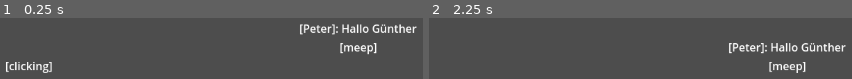
Above: before the commit, frames 1-2 (left to right).
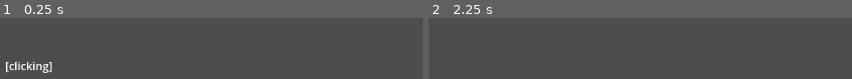
Above: after the commit, the same moments.

Repository: betalars/godot-closed-captions
Game: Godot game, scene res://testing.tscn
Two runs of this game, one before a commit and one after it. Both use one fixed random seed, a clock stepped at 60 frames per second and the inputs below. The project has no main scene, so this scene is started directly. Sound files missing from this copy of the repository are replaced by a short silence.
Inputs:
- Up to frame 1 (0.25 s): no input
- Up to frame 2 (2.25 s): tap Enter at 0.5, 2 s; tap Space at 1.25 s

The runs differ from the first frame. In frame 1, 3.0% of the frame differs, in the area x 70-99%, y 9-61%; in frame 2, 2.9%.
Error before the commit: Invalid access to property or key 'captions' on a base object of type 'Node (caption_server.gd)'. (res://testing.tscn::GDScript_f5scj:6)

Commit message:
updating test scene

Diff:
--- a/testing.tscn
+++ b/testing.tscn
@@ -192,39 +192,6 @@
 append_current_caption = false
 captions = Array[ExtResource("2_o8vlo")]([SubResource("Resource_wa64w"), SubResource("Resource_5fdjd"), SubResource("Re …(388 unchanged characters)…
 audio_stream = ExtResource("1_f0dlp")
-
-[sub_resource type="Resource" id="Resource_aqjes"]
-script = ExtResource("2_o8vlo")
-text = "Hallo Günther"
-position = 3
-speaker_name = "Peter"
-speaker_color = 0
-speaker_format = 0
-extra_formatting = ""
-delay = 0.0
-duration = 0.0
-
-[sub_resource type="Resource" id="Resource_djbae"]
-script = ExtResource("2_o8vlo")
-text = "meep"
-position = 3
-speaker_name = ""
-speaker_color = 0
-speaker_format = 0
-extra_formatting = ""
-delay = 0.0
-duration = 0.0
-
-[sub_resource type="GDScript" id="GDScript_f5scj"]
-script/source = "extends RichTextLabel
-
-# Called every frame. 'delta' is the elapsed time since the previous frame.
-func _process(delta):
-	var txt = \"\"
-	for caption in CaptionServer.captions:
-		txt = \"%s%s\\n\" % [txt, caption.get_wide_formatted_string_arr()[1]]
-	text = txt
-"
 
 [sub_resource type="Resource" id="Resource_ilb7m"]
 script = ExtResource("2_o8vlo")
@@ -257,25 +224,14 @@
 theme_override_constants/margin_right = 50
 theme_override_constants/margin_bottom = 25
 script = ExtResource("5_y6mi8")
-displaying = Array[ExtResource("2_o8vlo")]([SubResource("Resource_aqjes"), SubResource("Resource_djbae")])
-
-[node name="AudioStreamPlayer2D" type="AudioStreamPlayer2D" parent="."]
-
-[node name="VBoxContainer" type="VBoxContainer" parent="AudioStreamPlayer2D"]
+
+[node name="VBoxContainer" type="VBoxContainer" parent="."]
 offset_left = 50.0
 offset_right = 1102.0
 offset_bottom = 623.0
 alignment = 2
 
-[node name="RichTextLabel" type="RichTextLabel" parent="AudioStreamPlayer2D/VBoxContainer"]
-visible = false
-layout_mode = 2
-bbcode_enabled = true
-text = "[color=red] testing [/color]"
-fit_content = true
-script = SubResource("GDScript_f5scj")
-
-[node name="RichTextLabel2" type="RichTextLabel" parent="AudioStreamPlayer2D/VBoxContainer"]
+[node name="RichTextLabel2" type="RichTextLabel" parent="VBoxContainer"]
 visible = false
 layout_mode = 2
 bbcode_enabled = true
Not shown: 1 places in testing.tscn that only renumber resources
